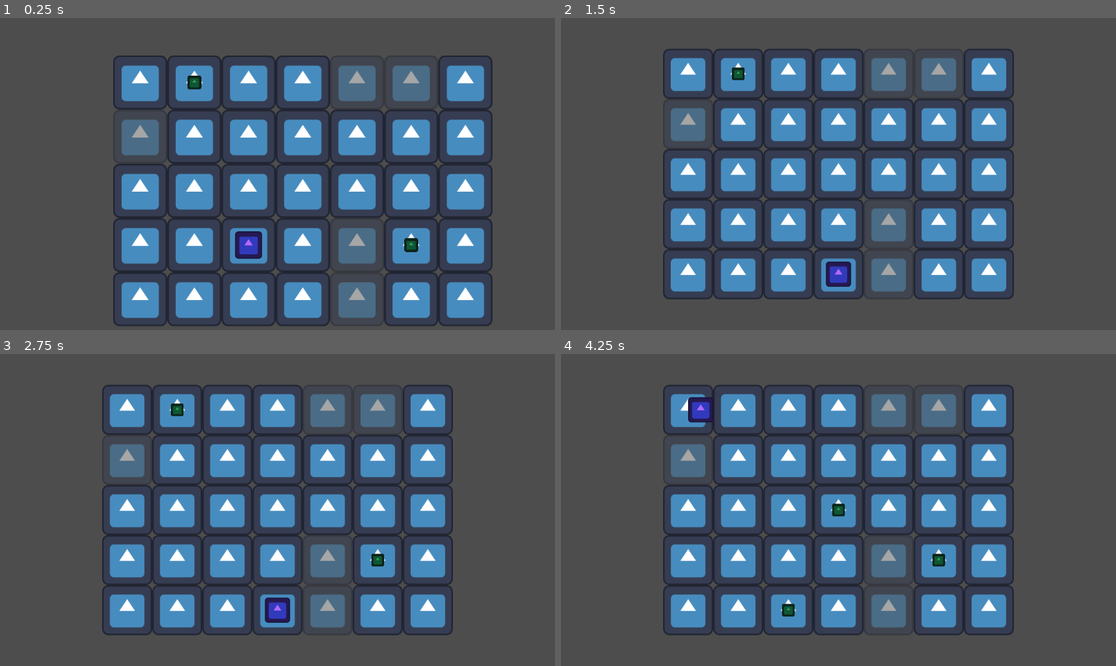
Above: before the commit, frames 1-4 (two rows, left to right).
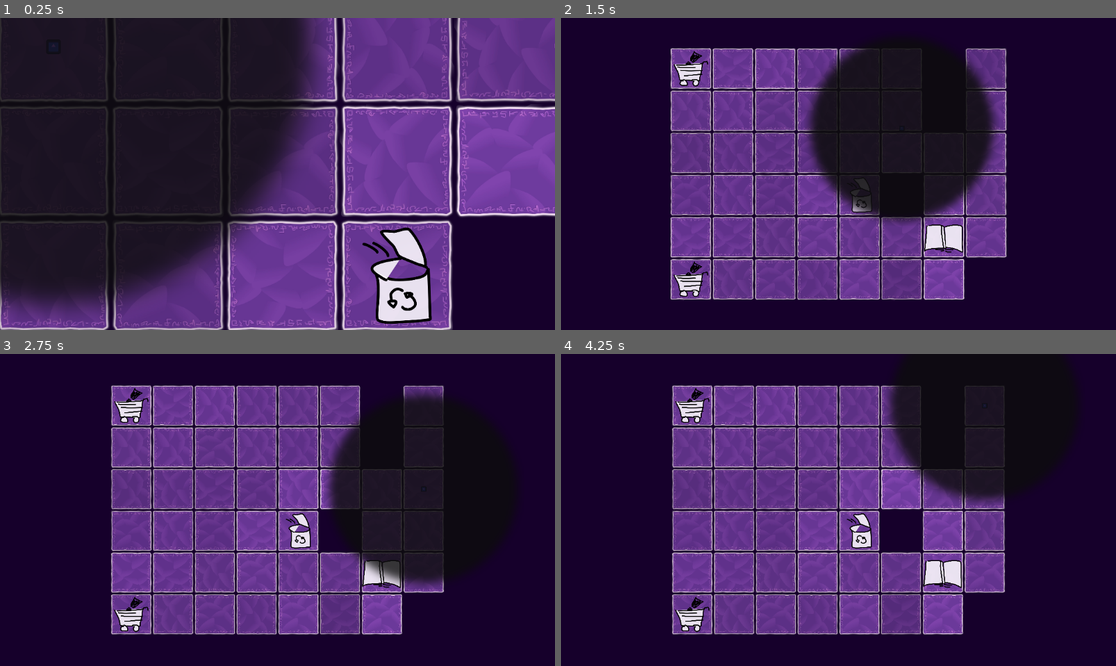
Above: after the commit, the same moments.

Repository: Pandaqi/Druids-in-the-Dark
Game: Godot game, scene res://game_loop/main.tscn
Same seed, same stepped clock (60 frames per second), same inputs: the game is played once before the commit and once after it. The engine's default icon, where the game draws it, is replaced by a stand-in: a white triangle on a blue panel in a dark square.
Inputs (mouse positions are in pixels of both pictures, inside the frame that each line leads up to):
- Up to frame 1 (0.25 s): no input
- Up to frame 2 (1.5 s): tap Enter (add_keyboard_player) at 0.5, 0.6 s; move the mouse to (960, 158) at 0.52 s; hold Right 0.53-1.28 s; click (960, 158) at 0.67 s; move the mouse to (727, 189) at 1.27 s; hold Down from 1.28 s (still down); tap T at 1.35 s
- Up to frame 3 (2.75 s): move the mouse to (333, 441) at 2.02 s; release Down at 2.03 s; hold Right from 2.03 s (still down); tap K at 2.1 s
- Up to frame 4 (4.25 s): move the mouse to (810, 572) at 2.77 s; release Right at 2.78 s; hold Up 2.78-3.53 s; tap J at 2.85 s; click (810, 572) at 2.92 s; move the mouse to (1005, 556) at 3.52 s; hold Left from 3.53 s (still down); tap H at 3.6 s

The runs differ from the first frame. In frame 1, 97% of the frame differs, in the area x 0-100%, y 0-100%; in frame 2, 99%; in frame 3, 99%; in frame 4, 99%.
Error before the commit: Invalid call. Nonexistent function 'get_components_for' in base 'Nil'. (res://modules/order_giver.gd:18)

Commit message:
Nearing a playable prototype; already know big changes are needed

Diff:
--- a/game_loop/GDict.gd
+++ b/game_loop/GDict.gd
@@ -3,23 +3,28 @@
 signal game_over(we_win:bool)
 
 const ELEMENTS = {
-	"a": { "frame": 0 },
-	"b": { "frame": 1 },
-	"c": { "frame": 2 },
-	"d": { "frame": 3 },
-	"e": { "frame": 4 },
+	"strawberry": { "frame": 0 },
+	"banana": { "frame": 1 },
+	"orange": { "frame": 2 },
+	"pear": { "frame": 3 },
+	"grapes": { "frame": 4 },
 }
 
 const POTIONS = {
-	"a": { "frame": 0 },
-	"b": { "frame": 1 },
-	"c": { "frame": 2 },
-	"d": { "frame": 3 },
-	"e": { "frame": 4 },
+	"regular": { "frame": 5 },
+	"square": { "frame": 6 },
+	"triangle": { "frame": 7 },
+	"circle": { "frame": 8 },
+	"heart": { "frame": 9 },
 }
 
 const MACHINES = {
-	"recipe_book": { "frame": 0, "module_scene": preload("res://modules/machines/recipe_book.tscn") },
-	"order": { "frame": 1, "module_scene": preload("res://modules/machines/order.tscn") },
-	"garbage_bin": { "frame": 2, "module_scene": null }
+	"recipe_book": { "frame": 10, "module_scene": preload("res://modules/machines/recipe_book.tscn") },
+	"order": { "frame": 11, "module_scene": preload("res://modules/machines/order.tscn") },
+	"garbage_bin": { "frame": 12, "module_scene": null }
 }
+
+func get_element_data(key:String):
+	if key in MACHINES: return MACHINES[key]
+	if key in POTIONS: return POTIONS[key]
+	return ELEMENTS[key]
--- a/main/progression.gd
+++ b/main/progression.gd
@@ -80,6 +80,9 @@
 	var num_potions := get_tree().get_nodes_in_group("Potions").size()
 	var num_customers := get_tree().get_nodes_in_group("Customers").size()
 
+	print("#potions", num_potions)
+	print("#customers", num_customers)
+
 	var potion_diff : int = potion_bounds.max - num_potions
 	var customer_diff : int = customer_bounds.max - num_customers
 
--- a/map/cells/cell.gd
+++ b/map/cells/cell.gd
@@ -20,9 +20,10 @@
 @onready var floor_sprite = $Floor
 
 func visualize(cell_size:float):
+	floor_sprite.set_rotation(randi_range(0,3)*0.5*PI)
+	floor_sprite.modulate = Color(1.0, 1.0, 1.0, randf_range(0.85, 1.0)).darkened(randf_range(0, 0.167))
 	set_position(cell_size * Vector2(pos))
-	if disabled:
-		modulate.a = 0.5
+	set_visible(not disabled)
 
 ### Player management
 func get_players():
@@ -50,9 +51,12 @@
 
 func add_element(e:String):
 	var node = element_scene.instantiate()
+	add_child(node)
 	node.set_type(e)
-	add_child(node)
 	element = node
+
+	node.set_scale(1.1*Vector2.ONE)
+	get_tree().create_tween().tween_property(node, "scale", Vector2.ONE, 0.15)
 
 func remove_element():
 	element.queue_free()
@@ -66,9 +70,12 @@
 	machine_type = type
 
 	var node = element_scene.instantiate()
+	add_child(node)
 	node.set_type(type)
-	add_child(node)
 	machine_node = node
+
+	node.set_scale(1.1*Vector2.ONE)
+	get_tree().create_tween().tween_property(node, "scale", Vector2.ONE, 0.15)
 
 	var module_scene = GDict.MACHINES[type].module_scene
 	if module_scene:
@@ -88,6 +95,22 @@
 	return pos.x <= 0 || pos.y <= 0 || pos.x >= (grid_size.x-1) || pos.y >= (grid_size.y-1)
 
 func set_shadow(val:bool) -> void:
+	var changed = shadow != val
+	if not changed: return
+
 	shadow = val
-	if element: element.set_visible(not val)
-	if machine_type: machine_node.set_visible(not val)
+
+	var start_alpha = 0.0
+	var end_alpha = 1.0
+	if shadow:
+		start_alpha = 1.0
+		end_alpha = 0.0
+
+	var tween_dur = 0.1
+
+	if element:
+		element.modulate.a = start_alpha
+		get_tree().create_tween().tween_property(element, "modulate:a", end_alpha, tween_dur)
+	if machine_type:
+		machine_node.modulate.a = start_alpha
+		get_tree().create_tween().tween_property(machine_node, "modulate:a", end_alpha, tween_dur)
--- a/map/cells/cell.tscn
+++ b/map/cells/cell.tscn
@@ -1,12 +1,15 @@
 [gd_scene load_steps=4 format=3 uid="uid://cuyibogomoudd"]
 
 [ext_resource type="Script" path="res://map/cells/cell.gd" id="1_ulbue"]
-[ext_resource type="Texture2D" uid="uid://bdotp6kytn80x" path="res://icon.svg" id="2_111jb"]
 [ext_resource type="PackedScene" uid="uid://c6jx3glnxxis" path="res://map/cells/elements/cell_element.tscn" id="2_k6an0"]
+[ext_resource type="Texture2D" uid="uid://d1hbyhc7hnmuy" path="res://main/misc.webp" id="3_26i0j"]
 
 [node name="Cell" type="Node2D"]
 script = ExtResource("1_ulbue")
 element_scene = ExtResource("2_k6an0")
 
 [node name="Floor" type="Sprite2D" parent="."]
-texture = ExtResource("2_111jb")
+texture = ExtResource("3_26i0j")
+hframes = 4
+vframes = 2
+frame = 1
--- a/map/cells/elements/cell_element.gd
+++ b/map/cells/elements/cell_element.gd
@@ -1,8 +1,18 @@
 class_name CellElement extends Node2D
 
 var type : String
+@onready var sprite : Sprite2D = $Sprite2D
 
 func set_type(t:String):
 	type = t
+	sprite.set_frame(GDict.get_element_data(t).frame)
+
+	if is_potion(): self.add_to_group("Potions")
+
+func is_potion():
+	return type in GDict.POTIONS
+
+func is_component():
+	return type in GDict.ELEMENTS
 
 # @TODO
--- a/map/cells/elements/cell_element.tscn
+++ b/map/cells/elements/cell_element.tscn
@@ -1,12 +1,12 @@
 [gd_scene load_steps=3 format=3 uid="uid://c6jx3glnxxis"]
 
 [ext_resource type="Script" path="res://map/cells/elements/cell_element.gd" id="1_e1b71"]
-[ext_resource type="Texture2D" uid="uid://bdotp6kytn80x" path="res://icon.svg" id="1_qy5gy"]
+[ext_resource type="Texture2D" uid="uid://38u2w3djbyao" path="res://main/sprites.webp" id="2_ucdqb"]
 
 [node name="CellElement" type="Node2D"]
 script = ExtResource("1_e1b71")
 
 [node name="Sprite2D" type="Sprite2D" parent="."]
-modulate = Color(0.211765, 0.615686, 0.286275, 1)
-scale = Vector2(0.25, 0.25)
-texture = ExtResource("1_qy5gy")
+texture = ExtResource("2_ucdqb")
+hframes = 5
+vframes = 3
--- a/map/map.gd
+++ b/map/map.gd
@@ -1,11 +1,11 @@
 class_name Map extends Node2D
 
-const CELL_SIZE = 128.0
+const CELL_SIZE = 512.0
 const NB_OFFSETS = [Vector2i.RIGHT, Vector2i.DOWN, Vector2i.LEFT, Vector2i.UP]
 
 # we use a 1D array because GDScript doesn't support typed multidimensional arrays :/
 var grid : Array[Cell] = []
-var size : Vector2i = Vector2i(7,5)
+var size : Vector2i = Vector2i(8,6)
 @export var cell_scene : PackedScene
 
 func activate(prog:Progression) -> void:
--- a/map/shadows.gd
+++ b/map/shadows.gd
@@ -3,9 +3,6 @@
 var map : Map
 var players : Players
 var shadowed_cells : Array[Cell]
-
-# @TODO: eventually this will be individual to player and read from their module
-const SHADOW_RANGE := 2.0
 
 func activate(map:Map, players:Players):
 	self.players = players
@@ -13,15 +10,15 @@
 
 func on_player_moved(new_cell:Cell):
 	var player_nodes := players.get_all()
-	var range_sq := SHADOW_RANGE * SHADOW_RANGE
 	var new_shadowed_cells : Array[Cell] = []
 
 	for cell in map.grid:
 
 		var in_range_of_player = false
 		for p in player_nodes:
-			var dist = p.grid_mover.grid_pos.distance_squared_to(cell.pos)
-			if dist <= range_sq:
+			var range_squared = pow(p.player_shadow.range, 2)
+			var dist_squared = p.grid_mover.grid_pos.distance_squared_to(cell.pos)
+			if dist_squared <= range_squared:
 				in_range_of_player = true
 				break
 
--- a/modules/element_grabber.gd
+++ b/modules/element_grabber.gd
@@ -10,6 +10,7 @@
 	# no element here, do nothing
 	var elem = cell.get_element()
 	if not elem: return
+	if not elem.is_component(): return
 
 	inventory.add_content(elem.type)
 	cell.remove_element()
--- a/modules/inventory/inventory.gd
+++ b/modules/inventory/inventory.gd
@@ -4,6 +4,11 @@
 
 func activate():
 	pass
+
+func add_content(item:String):
+	items.append(item)
+	items.sort()
+	visualize()
 
 func set_content(new_items:Array[String]):
 	items = new_items
--- a/modules/machines/order.gd
+++ b/modules/machines/order.gd
@@ -12,6 +12,7 @@
 
 func add_recipe(r:String) -> void:
 	self.recipe = r
+	self.add_to_group("Customers")
 
 func get_recipe() -> String:
 	return recipe
--- a/modules/order_giver.gd
+++ b/modules/order_giver.gd
@@ -5,17 +5,19 @@
 
 func activate(grid_mover:ModuleGridMover, recipes:Recipes, inventory:ModuleInventory):
 	self.inventory = inventory
+	self.recipes = recipes
 	grid_mover.cell_entered.connect(on_cell_entered)
 
 func on_cell_entered(cell:Cell):
 	# no order here, do nothing
 	var machine = cell.get_machine_type()
 	if machine != "order": return
+	if not cell.machine.is_occupied(): return
 
 	var potion = cell.machine.get_recipe()
 
 	# check if we match
-	var needed_components : Array[String] = recipes.get_components_for(potion)
+	var needed_components : Array = recipes.get_components_for(potion)
 	var our_components : Array[String] = inventory.get_content()
 	var missing_components : int = 0
 	for comp in needed_components:
--- /dev/null
+++ b/modules/player_shadow.gd
@@ -0,0 +1,23 @@
+class_name ModulePlayerShadow extends Node2D
+
+@onready var sprite : Sprite2D = $Sprite2D
+@onready var entity = get_parent()
+
+var range : int = 2
+
+func activate():
+	update_range(0)
+
+	var tw = get_tree().create_tween()
+	tw.set_loops()
+	tw.tween_property(self, "scale", 0.925*Vector2.ONE, 0.5)
+	tw.tween_property(self, "scale", 1.0*Vector2.ONE, 0.5)
+
+	var tw2 = get_tree().create_tween()
+	tw2.set_loops()
+	tw2.tween_property(self, "modulate:a", 0.85, 0.763)
+	tw2.tween_property(self, "modulate:a", 1.0, 0.763)
+
+func update_range(dr:int):
+	range = clamp(range + dr, 1, 5)
+	sprite.set_scale((1.0 + 2*range)*Vector2.ONE)
--- a/modules/potion_breaker.gd
+++ b/modules/potion_breaker.gd
@@ -5,6 +5,7 @@
 
 func activate(map:Map, recipes:Recipes, grid_mover:ModuleGridMover):
 	self.map = map
+	self.recipes = recipes
 	grid_mover.cell_entered.connect(on_cell_entered)
 
 func on_cell_entered(cell:Cell):
@@ -13,13 +14,15 @@
 	if not elem: return
 	if not elem.is_potion(): return
 
+	# @NOTE: This ensures shadows are correct when we try to do this
+	await get_tree().process_frame
+
 	# disassemble into the right elements
-	var components = recipes.get_components_for(elem)
+	var components = recipes.get_components_for(elem.type)
 
 	# distribute over valid cells
-	# @TODO: write this dynamic query function
 	var cells_allowed : Array[Cell] = map.query_cells({
-		"shadow": true,
+		"shadow": false,
 		"empty": true
 	})
 	cells_allowed.shuffle()
--- a/players/player/player.gd
+++ b/players/player/player.gd
@@ -8,6 +8,9 @@
 @onready var potion_breaker : ModulePotionBreaker = $PotionBreaker
 @onready var order_giver : ModuleOrderGiver = $OrderGiver
 @onready var recipe_reader : ModuleRecipeReader = $RecipeReader
+@onready var element_grabber : ModuleElementGrabber = $ElementGrabber
+@onready var element_dropper : ModuleElementDropper = $ElementDropper
+@onready var player_shadow : ModulePlayerShadow = $PlayerShadow
 
 func activate(player_num:int, map:Map, recipes:Recipes):
 	input.activate(player_num)
@@ -19,3 +22,7 @@
 	potion_breaker.activate(map, recipes, grid_mover)
 	order_giver.activate(grid_mover, recipes, inventory)
 	recipe_reader.activate(recipes, grid_mover)
+
+	element_grabber.activate(grid_mover, inventory)
+	element_dropper.activate(grid_mover, inventory)
+	player_shadow.activate()
--- a/players/player/player.tscn
+++ b/players/player/player.tscn
@@ -12,6 +12,8 @@
 [ext_resource type="Script" path="res://modules/recipe_reader.gd" id="10_dkre7"]
 [ext_resource type="Script" path="res://modules/element_grabber.gd" id="11_ek5mr"]
 [ext_resource type="Script" path="res://modules/element_dropper.gd" id="12_txocr"]
+[ext_resource type="Script" path="res://modules/player_shadow.gd" id="13_bqttd"]
+[ext_resource type="Texture2D" uid="uid://d1hbyhc7hnmuy" path="res://main/misc.webp" id="14_8f2d5"]
 
 [node name="Player" type="Node2D" groups=["Players"]]
 script = ExtResource("1_q6yen")
@@ -50,3 +52,12 @@
 
 [node name="ElementDropper" type="Node" parent="."]
 script = ExtResource("12_txocr")
+
+[node name="PlayerShadow" type="Node2D" parent="."]
+script = ExtResource("13_bqttd")
+
+[node name="Sprite2D" type="Sprite2D" parent="PlayerShadow"]
+modulate = Color(0.141176, 0.141176, 0.141176, 0.862745)
+texture = ExtResource("14_8f2d5")
+hframes = 4
+vframes = 2
--- a/project.godot
+++ b/project.godot
@@ -24,3 +24,4 @@
 
 renderer/rendering_method="gl_compatibility"
 renderer/rendering_method.mobile="gl_compatibility"
+environment/defaults/default_clear_color=Color(0.0862745, 0, 0.168627, 1)
--- a/recipes/recipes.gd
+++ b/recipes/recipes.gd
@@ -34,7 +34,7 @@
 
 	print(dict)
 
-func get_components_for(potion:String) -> Array[String]:
+func get_components_for(potion:String) -> Array:
 	return dict[potion].duplicate(false)
 
 func count() -> int:
Binary file added: main/misc.webp
Not shown, added: main/misc.webp.import
Binary file added: main/sprites.webp
Not shown, added: main/sprites.webp.import
Binary file added: non_game/assets/misc.webp
Binary file added: non_game/assets/sprites.webp
Not shown: 1 places in players/player/player.tscn that only renumber resources
Not shown, added: non_game/[Druids in the Dark] Assets.afdesign
Not shown, changed: non_game/devlog.md
Not shown, changed: non_game/todo.md
